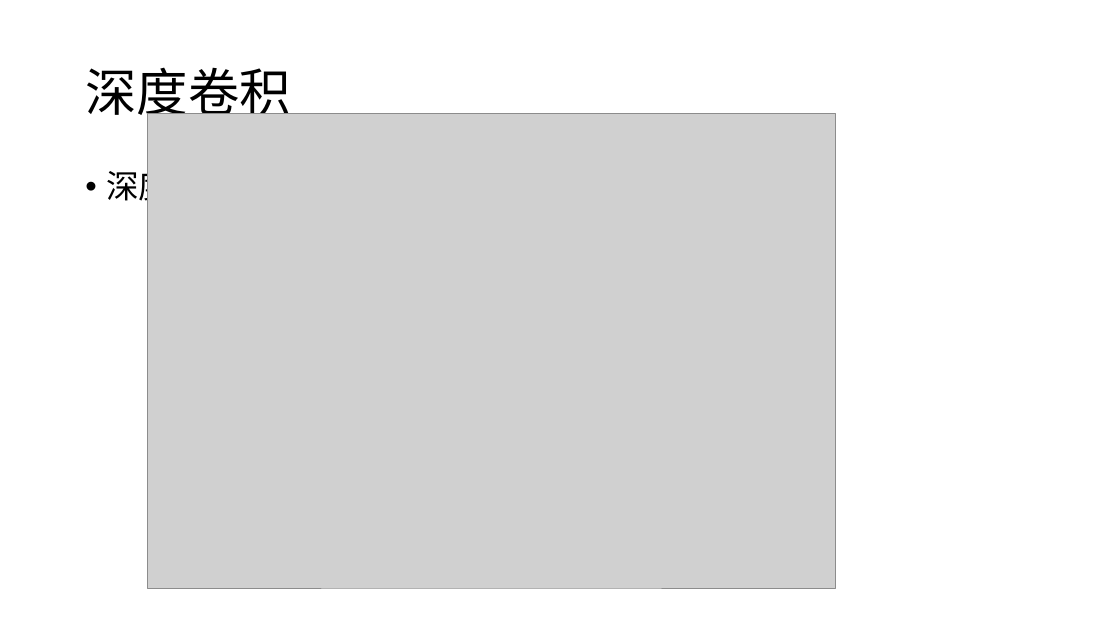
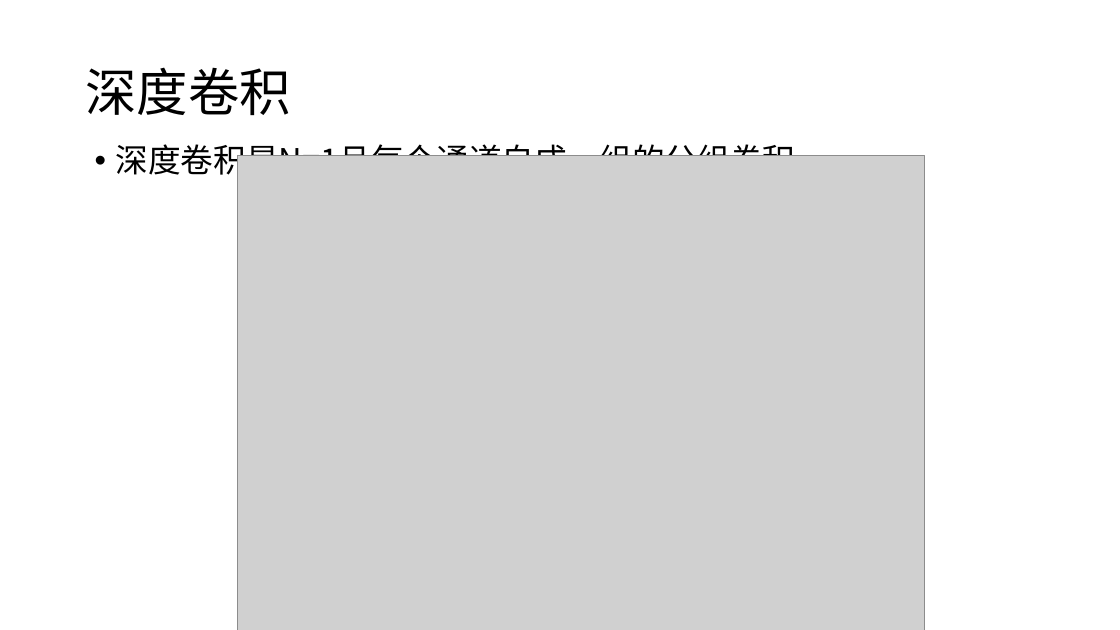
Before and after one commit to dundundundun5/python, a slide deck: slide 7 of literature_notes/lightweighted.pptx. Drawn at 1120x630 pixels with LibreOffice and Linux fonts; fonts in the diff are those of the drawing; grey boxes stand for pictures. Boxes give left, top, right and bottom in pixels: in the first picture for what was removed or moved away, otherwise in the second. Text is boxed around its words. In the diff, an @@ line names an element or a change of style, - is before the commit and + after.

```diff
--- a/literature_notes/lightweighted.pptx
+++ b/literature_notes/lightweighted.pptx
@@ text "深度卷积是N=1且每个通道自成一组的分组卷积": place and size @@
-text "深度卷积是N=1且每个通道自成一组的分组卷积" at bbox=[106, 165, 786, 207]
+text "深度卷积是N=1且每个通道自成一组的分组卷积" at bbox=[116, 139, 796, 181]
@@ picture: place and size @@
-picture at bbox=[148, 113, 835, 589]
+picture at bbox=[238, 155, 925, 630]
```
Also in this commit, not shown: 2 other slides changed, 13 other files.
